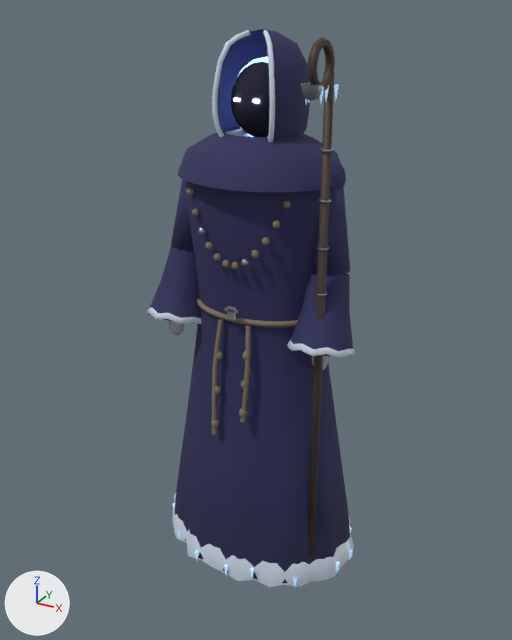
One commit to the glTF model haunted/models/silent_abbot.glb: the scene before it, then after it.
Before and after are seen from a camera (50 mm lens) standing at (1.052, -1.944, 1.873) and looking at (-0.023, 0.011, 0.896). Lighting does not change. The marker at lower left points along +X, +Y and +Z. The older version comes first. Where no turn or scale is listed for an object, it has been applied to the vertices.

Before the edit, the objects in view are built like this:
```python
me_bellarmb = bpy.data.meshes.new('BellArmB')
me_bellarmb.from_pydata(...)  # 204 vertices, 368 faces; spans x 0.14..0.374, y -0.199..0.064, z 0.869..1.478
me_bellarmb.materials.append(mat_indigorobe)
me_crook = bpy.data.meshes.new('Crook')
me_crook.from_pydata(...)  # 132 vertices, 260 faces; spans x -0.02..0.01, y -0.07..0.07, z -1.66..0.07
me_crook.materials.append(mat_staffwood)
me_void = bpy.data.meshes.new('Void')
me_void.from_pydata(...)  # a UV sphere (18 segments, 10 rings, poles along z) spanning x -0.095..0.095, y -0.098..0.098, z -0.11..0.11
me_void.materials.append(mat_indigoshadow)
ob_armb_indigorobe = bpy.data.objects.new('ArmB_IndigoRobe', me_bellarmb)
ob_armb_indigorobe.location = (0.0, 0.0, 0.0)
ob_armb_staffwood = bpy.data.objects.new('ArmB_StaffWood', me_crook)
ob_armb_staffwood.location = (0.275, -0.185, 1.74)
ob_void = bpy.data.objects.new('Void', me_void)
ob_void.location = (0.0, 0.01, 1.62)
# also in view: 'Abbot_Root_Rime' at (-0.002, -0.002, 0.767); 'Head_Rime' at (0.0, -0.067, 1.647); 'Abbot_Root_Rope' at (0.0, -0.027, 0.996); 'ArmA_IndigoRobe' at (-0.257, -0.068, 1.174); 'Hood' at (0.0, 0.03, 1.647)
```
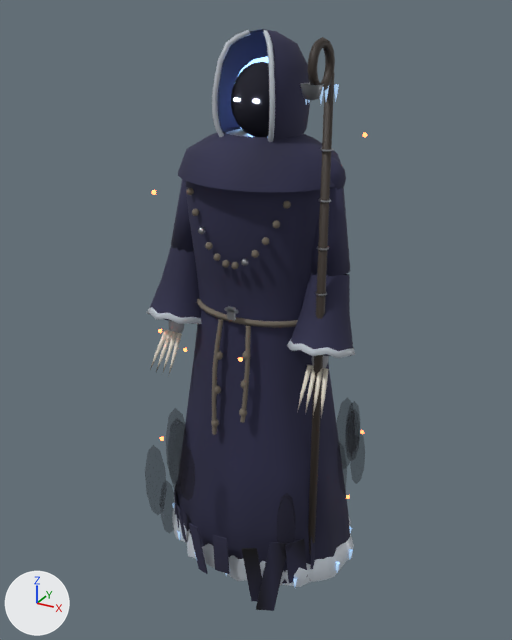
Edits to the bpy script that builds the scene:
```text
Add mat_hclaw:
    mat_hclaw = principled_material('HClaw')
    mat_hclaw.base_color = (0.75, 0.7, 0.6)  # pale yellow #e1dacb
    mat_hclaw.roughness = 0.35
Add mat_hsmoke:
    mat_hsmoke = principled_material('HSmoke')
    mat_hsmoke.base_color = (0.01, 0.008, 0.015)  # black #191621
    mat_hsmoke.roughness = 1.0
    mat_hsmoke.alpha = 0.3
Add mat_hrag_070714:
    mat_hrag_070714 = bpy.data.materials.new('HRag_070714')
    # nodes: BsdfPrincipled, Mix, OutputMaterial, VertexColor
    # colours: dark blue #303050, mixed with the vertex colours
Add mat_hmote_ff:
    mat_hmote_ff = principled_material('HMote_ff')
    mat_hmote_ff.base_color = (1.0, 0.15, 0.05)  # orange #ff6c3f
    mat_hmote_ff.roughness = 0.3
    mat_hmote_ff.emission_color = (1.0, 0.15, 0.05)  # orange #ff6c3f
    mat_hmote_ff.emission_strength = 5.0
Add me_hclawhandarmb0:
    me_hclawhandarmb0.from_pydata(...)  # 52 vertices, 88 faces; spans x 0.2368..0.3244, y -0.2077..-0.1195, z 0.7202..0.8566
    me_hclawhandarmb0.materials.append(mat_hclaw)  # pale yellow #e1dacb
Add me_hclawhandarma0:
    me_hclawhandarma0.from_pydata(...)  # 52 vertices, 88 faces; spans x -0.3244..-0.2368, y -0.2077..-0.1195, z 0.7202..0.8566
    me_hclawhandarma0.materials.append(mat_hclaw)  # pale yellow #e1dacb
Add me_hsmoke0:
    me_hsmoke0.from_pydata(...)  # 612 vertices, 1152 faces; spans x -0.053..0.699, y -0.432..0.366, z -0.184..0.582
    me_hsmoke0.materials.append(mat_hsmoke)  # black #191621
Add me_hrag0:
    me_hrag0.from_pydata(...)  # 160 vertices, 240 faces; spans x -0.657..0.004, y -0.306..0.307, z -0.191..0.116
    me_hrag0.materials.append(mat_hrag_070714)
Add me_hmote0:
    me_hmote0.from_pydata(...)  # 108 vertices, 180 faces; spans x -0.178..0.492, y -0.007..0.76, z -0.316..0.892
    me_hmote0.materials.append(mat_hmote_ff)  # orange #ff6c3f, glowing orange #ff6c3f
Add ob_armb_hclaw:
    ob_armb_hclaw = bpy.data.objects.new('ArmB_HClaw', me_hclawhandarmb0)
    ob_armb_hclaw.location = (0.0, 0.0, 0.0)
Add ob_arma_hclaw:
    ob_arma_hclaw = bpy.data.objects.new('ArmA_HClaw', me_hclawhandarma0)
    ob_arma_hclaw.location = (0.0, 0.0, 0.0)
Add ob_abbot_root_hsmoke:
    ob_abbot_root_hsmoke = bpy.data.objects.new('Abbot_Root_HSmoke', me_hsmoke0)
    ob_abbot_root_hsmoke.location = (-0.323, 0.077, 0.126)
Add ob_abbot_root_hrag_070714:
    ob_abbot_root_hrag_070714 = bpy.data.objects.new('Abbot_Root_HRag_070714', me_hrag0)
    ob_abbot_root_hrag_070714.location = (0.32, -0.003, 0.09)
Add ob_abbot_root_hmote_ff:
    ob_abbot_root_hmote_ff = bpy.data.objects.new('Abbot_Root_HMote_ff', me_hmote0)
    ob_abbot_root_hmote_ff.location = (-0.122, -0.423, 0.634)
```

Boxes (x1, y1, x2, y2) around the edits, measured in the pictures (512 x 640 px):
'Abbot_Root_HSmoke', added
    after: (145, 397, 365, 556)
'Abbot_Root_HRag_070714', added
    after: (174, 490, 315, 611)
'ArmB_HClaw', added (pale yellow)
    after: (297, 364, 329, 417)
'ArmA_HClaw', added (pale yellow)
    after: (150, 329, 182, 374)
'Abbot_Root_HMote_ff', added
    after: (152, 132, 367, 499)
